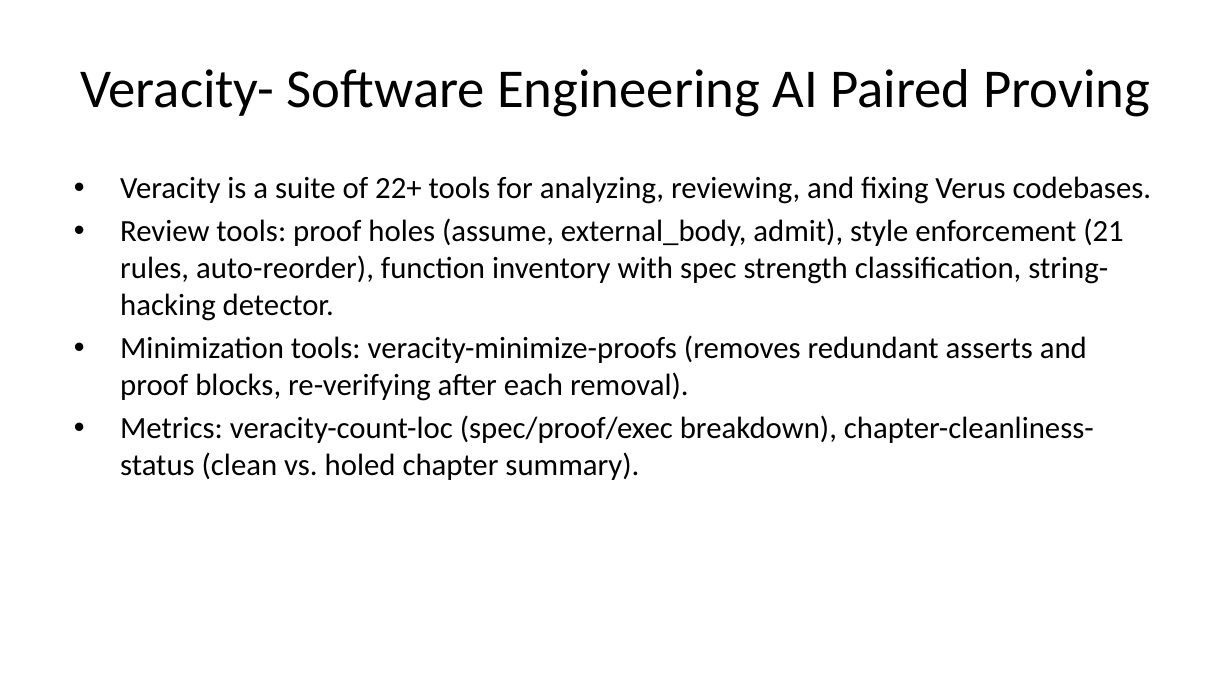
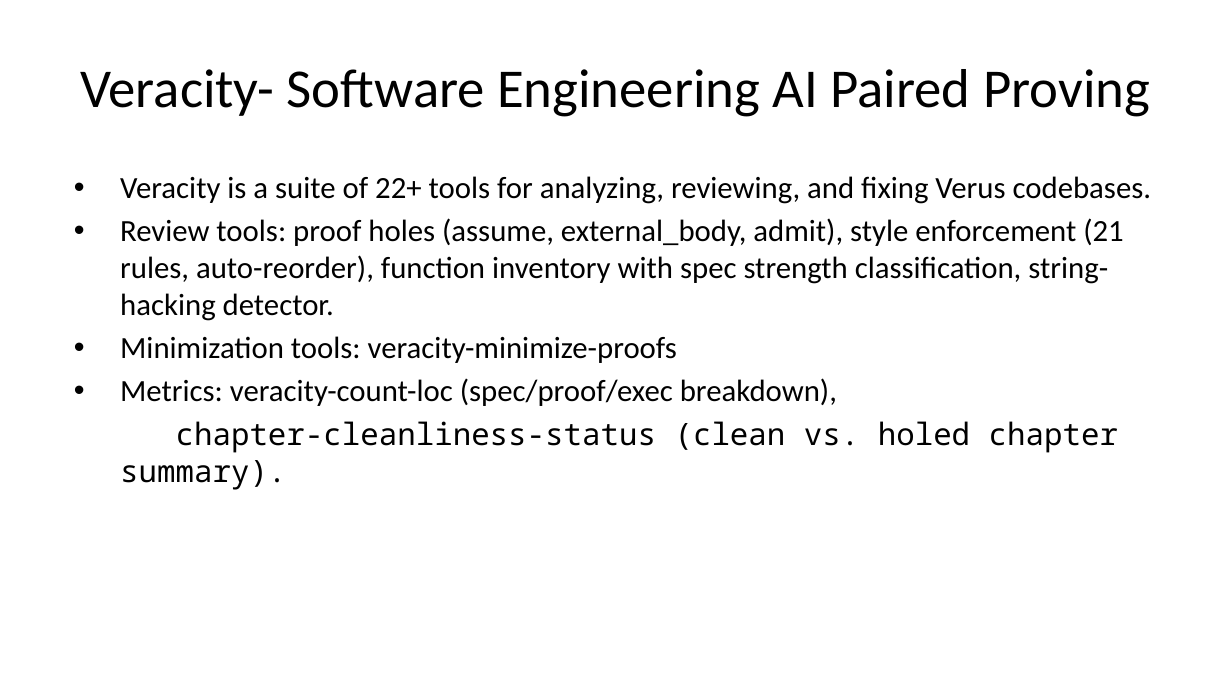
Before and after one commit to briangmilnes/APAS-VERUS, a slide deck: slide 34 of lectures/slidesMSR.pptx (slide 35 before the commit). Drawn at 1232x693 pixels with LibreOffice and Linux fonts; fonts in the diff are those of the drawing. Boxes give left, top, right and bottom in pixels: in the first picture for what was removed or moved away, otherwise in the second. Text is boxed around its words. In the diff, an @@ line names an element or a change of style, - is before the commit and + after.

```diff
--- a/lectures/slidesMSR.pptx
+++ b/lectures/slidesMSR.pptx
@@ text at (120,336,1118,490): text changed @@
-• Minimization tools: veracity-minimize-proofs (removes redundant asserts and proof blocks, re-verifying after each removal).
-• Metrics: veracity-count-loc (spec/proof/exec breakdown), chapter-cleanliness-status (clean vs. holed chapter summary).
+• Minimization tools: veracity-minimize-proofs
+• Metrics: veracity-count-loc (spec/proof/exec breakdown),
+chapter-cleanliness-status (clean vs. holed chapter summary).
```
Also in this commit, not shown: 18 other slides changed, 1 slide added, 1 other file.
